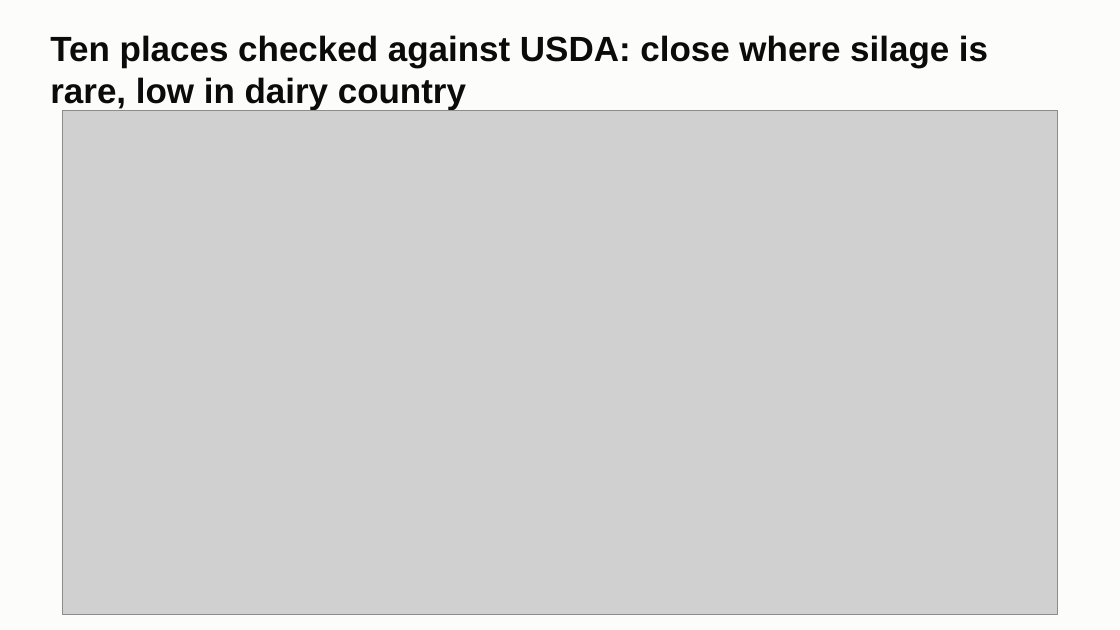
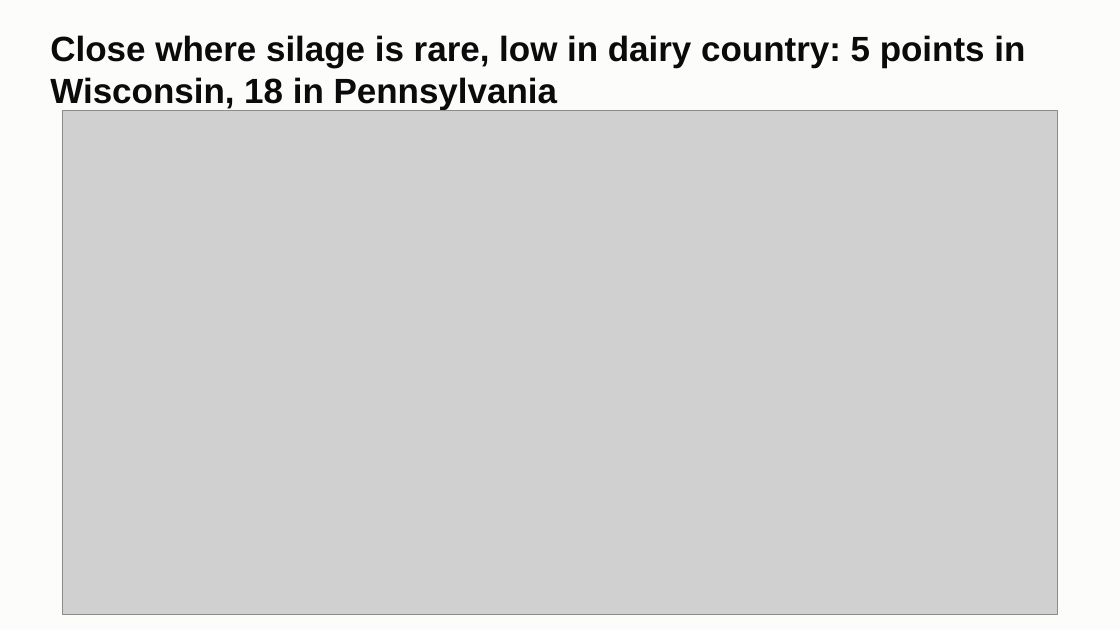
Before and after one commit to ChenSiyun1234/FieldVision, a slide deck: slide 6 of handoff/presentation/FieldVision_model_story.pptx. Drawn at 1120x630 pixels with LibreOffice and Linux fonts; fonts in the diff are those of the drawing; grey boxes stand for pictures. Boxes give left, top, right and bottom in pixels: in the first picture for what was removed or moved away, otherwise in the second. Text is boxed around its words. In the diff, an @@ line names an element or a change of style, - is before the commit and + after.

Commit message:
Deck and hand-over page: Wisconsin 2025 corrected, Pennsylvania 2025 missed, what the model is good for today

```diff
--- a/handoff/presentation/FieldVision_model_story.pptx
+++ b/handoff/presentation/FieldVision_model_story.pptx
@@ title at <box>50,35,1025,110</box>: text changed @@
-Ten places checked against USDA: close where silage is rare, low in dairy country
+Close where silage is rare, low in dairy country: 5 points in Wisconsin, 18 in Pennsylvania
```
Also in this commit, not shown: 5 other slides changed, 2 other files.
